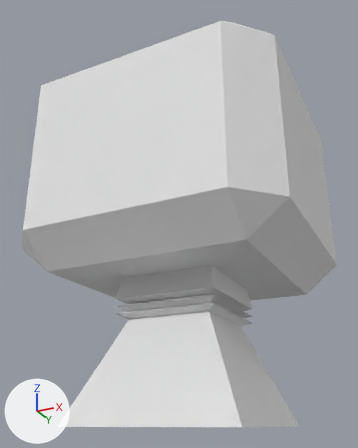
A saved change to the FBX model Art/spawning point/spawning point.fbx.
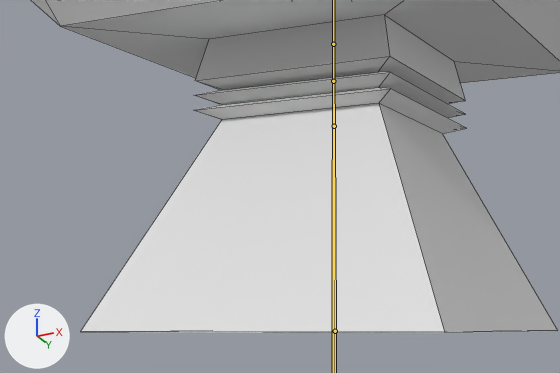
Each version appears first whole from a 50 mm lens placed at (3.61, -7.52, 0.1), pointed at (-0.05, -0.19, 3.4), and next in a close-up on the part from 5% to 84% of the width and 58% to 100% of the height. The lights are fixed; the arrows at lower left show +X, +Y and +Z. Both versions are drawn at frame 11 of the action 'Armature|Idle'; the numbers are the values there. The bones that bend it are drawn over the model as lines in the close-ups. The close-ups show mesh edges as thin lines.
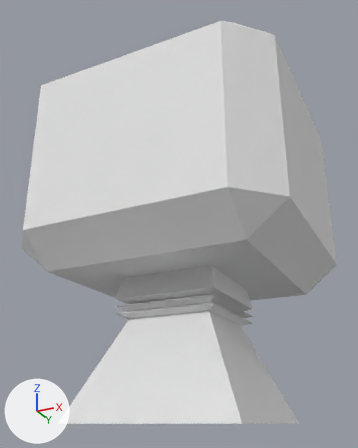
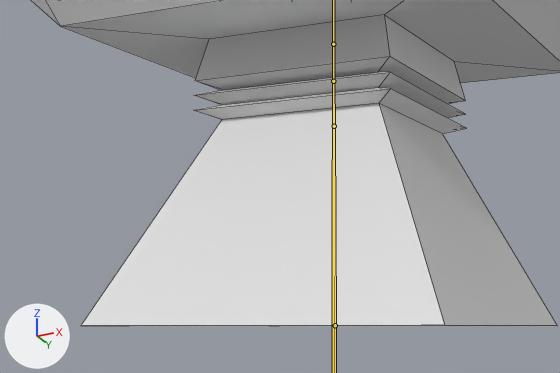
Location of each change, (x1, y1, x2, y2) in pixels of the close-ups (560 x 373 px):
'Cube', posed
    before: (32, 0, 560, 333)
    after: (32, 0, 560, 326)
bone 'Bone.003', root to tip
    before: (334, 126) to (335, 331)
    after: (334, 126) to (335, 325)

What the commit changed:
Bone 'Bone.003' (bone_bone_003) is rescaled from (1.0, 4.31, 1.0) to (1.0, 4.2, 1.0).
